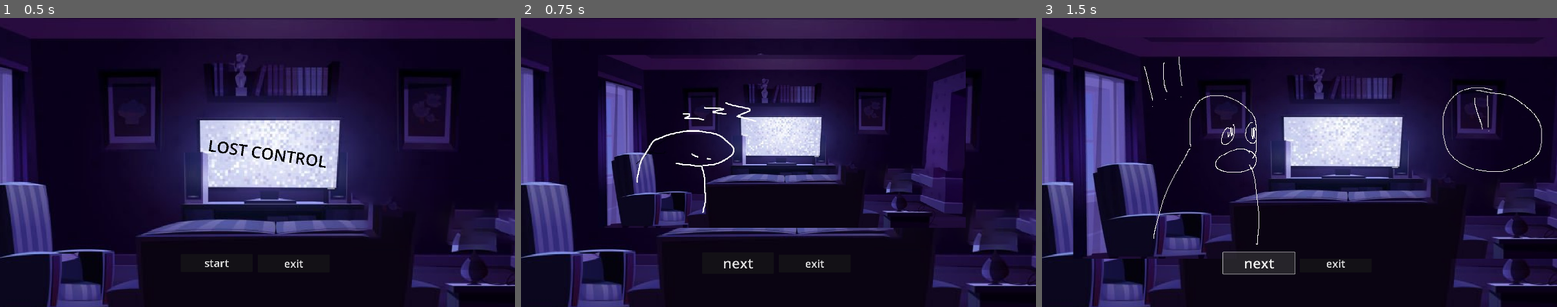
Above: before the commit, frames 1-3 (left to right).
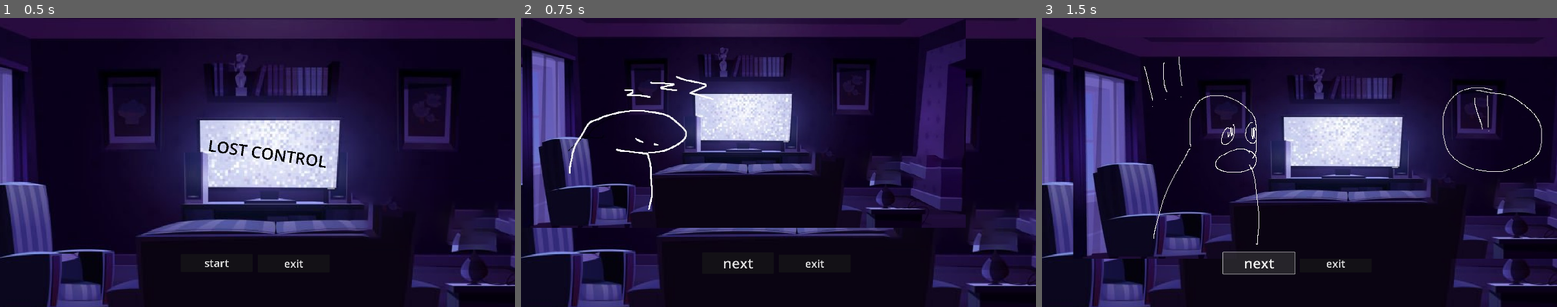
Above: after the commit, the same moments.

Repository: Hesuvius/LOST_CONTROL
Game: Godot game, scene res://start_menu/menu.tscn
The game is run twice, just before and just after one commit, with the same random seed, the same clock (stepped at 60 frames per second) and the same inputs. The engine's default icon, where the game draws it, is replaced by a stand-in: a white triangle on a blue panel in a dark square.
Inputs:
- Up to frame 1 (0.5 s): no input
- Up to frame 2 (0.75 s): click "start" at 0.5 s
- Up to frame 3 (1.5 s): click "next" at 1.25 s

Frame 1 is identical in both runs. In frame 2, 28% of the frame differs, in the area x 0-87%, y 0-73%; in frame 3, nothing differs.

Commit message:
tärkee

Diff:
--- a/Lost Control/Lose_scene/Lose.tscn
+++ b/Lost Control/Lose_scene/Lose.tscn
@@ -12,7 +12,7 @@
 offset_right = 1474.0
 offset_bottom = 917.0
 rotation = 0.0236144
-theme_override_colors/default_color = Color(0.227451, 0.45098, 0.301961, 1)
+theme_override_colors/default_color = Color(0, 0.286275, 0.541176, 1)
 theme_override_colors/font_outline_color = Color(0.658824, 0, 0.643137, 1)
 theme_override_font_sizes/normal_font_size = 60
 bbcode_enabled = true
@@ -28,15 +28,21 @@
 position = Vector2(1016, 1)
 scale = Vector2(1.24, 1)
 amount = 200
+lifetime = 5.49
+preprocess = 9.15
+explosiveness = 0.04
 emission_shape = 3
 emission_rect_extents = Vector2(800, 1)
 gravity = Vector2(2.08165e-12, 849.92)
+scale_amount_max = 19.3
+color = Color(0, 0.117647, 0.643137, 1)
 
 [node name="Back to menu button" type="Button" parent="."]
-offset_left = 1492.0
-offset_top = 943.0
-offset_right = 1841.0
-offset_bottom = 1022.0
+offset_left = 1504.0
+offset_top = 950.0
+offset_right = 1853.0
+offset_bottom = 1029.0
+theme_override_font_sizes/font_size = 37
 text = "Back to menu"
 script = ExtResource("2_metpv")
 
--- a/Lost Control/Winning_scene/Win.tscn
+++ b/Lost Control/Winning_scene/Win.tscn
@@ -1,9 +1,10 @@
-[gd_scene load_steps=5 format=3 uid="uid://bj8dakdkh3eln"]
+[gd_scene load_steps=6 format=3 uid="uid://bj8dakdkh3eln"]
 
 [ext_resource type="AudioStream" uid="uid://hw0d60di5860" path="res://sound and music/lost_remote_hidas_02.mp3" id="1_shaoi"]
 [ext_resource type="Texture2D" uid="uid://b4hp8y1djaa0g" path="res://graphics/remote.png" id="2_v2p1m"]
 [ext_resource type="Texture2D" uid="uid://cosa2bue8fm4t" path="res://graphics/whole_arm.png" id="3_gcl4x"]
 [ext_resource type="Script" path="res://Lose_scene/Back to menu button.gd" id="4_1x4m3"]
+[ext_resource type="Texture2D" uid="uid://cnj57r3o1ktpe" path="res://graphics/placeholders/gigachad.jpeg" id="5_6q1ls"]
 
 [node name="Win" type="Node2D"]
 
@@ -40,7 +41,12 @@
 offset_top = 911.0
 offset_right = 1875.0
 offset_bottom = 1029.0
+theme_override_font_sizes/font_size = 37
 text = "Back to menu"
 script = ExtResource("4_1x4m3")
 
+[node name="Gigachad" type="Sprite2D" parent="."]
+position = Vector2(295, 749)
+texture = ExtResource("5_6q1ls")
+
 [connection signal="pressed" from="Back to menu button" to="Back to menu button" method="_on_pressed"]
--- a/Lost Control/start_menu/menu.tscn
+++ b/Lost Control/start_menu/menu.tscn
@@ -55,8 +55,8 @@
 [node name="story1" type="Sprite2D" parent="story_slides" groups=["story_slides_group"]]
 visible = false
 z_index = 3
-position = Vector2(973, 461)
-scale = Vector2(1.65, 1.65)
+position = Vector2(832.287, 393.7)
+scale = Vector2(1.98866, 1.99337)
 texture = ExtResource("3_pgnhp")
 
 [node name="story2" type="Sprite2D" parent="story_slides" groups=["story_slides_group"]]
Binary file added: Lost Control/Lose_scene/gigachad.jpeg
Not shown, added: Lost Control/Lose_scene/gigachad.jpeg.import
Binary file added: Lost Control/graphics/placeholders/gigachad.jpeg
Not shown, added: Lost Control/graphics/placeholders/gigachad.jpeg.import
